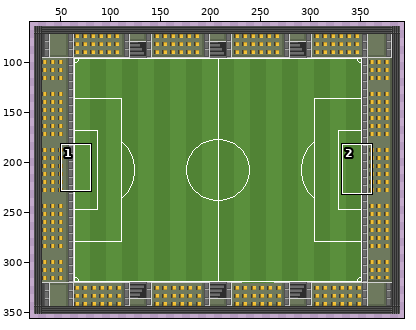
Two versions of one sprite sheet, Assets/Textures/Ready_Made_Pitch_And_Stadium.png. The picture above shows the old version from afar; the outline marks the close-up.
Close-up. The starting point:
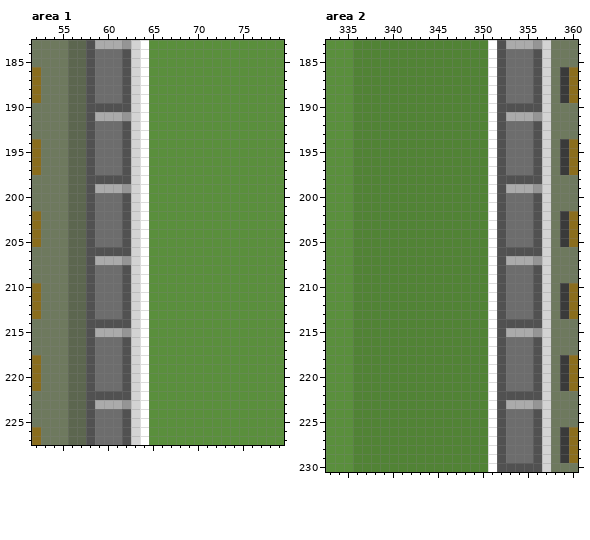
The file is 416x416 pixels. Shown: area 1: x 52..79, y 183..227; area 2: x 333..360, y 183..230. The wide view leaves out empty margins.
And afterwards:
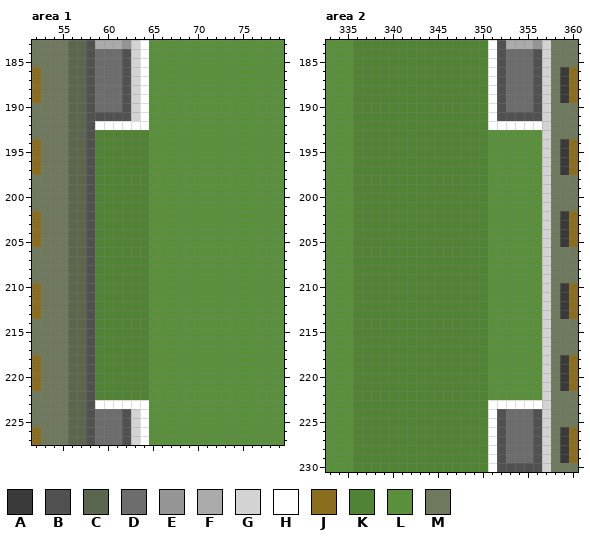
Palette (. is transparent): A #3a3a3a  B #515151  C #5c664f  D #6d6d6d  E #959595  F #ababab  G #d3d3d3  H #ffffff  J #8a6d1d  K #518335  L #5a8f3c  M #6e795e
The edit:
--- area 1
@@ x 57..66 @@
 189 CBDDDBGHLL
-190 CBBBBBGHLL
-191 CBFFFEGHLL
-192 CBDDDBGHLL
-193 CBDDDBGHLL
-194 CBDDDBGHLL
-195 CBDDDBGHLL
-196 CBDDDBGHLL
-197 CBDDDBGHLL
-198 CBBBBBGHLL
-199 CBFFFEGHLL
-200 CBDDDBGHLL
-201 CBDDDBGHLL
-202 CBDDDBGHLL
-203 CBDDDBGHLL
-204 CBDDDBGHLL
-205 CBDDDBGHLL
-206 CBBBBBGHLL
-207 CBFFFEGHLL
-208 CBDDDBGHLL
-209 CBDDDBGHLL
-210 CBDDDBGHLL
-211 CBDDDBGHLL
-212 CBDDDBGHLL
-213 CBDDDBGHLL
-214 CBBBBBGHLL
-215 CBFFFEGHLL
-216 CBDDDBGHLL
-217 CBDDDBGHLL
-218 CBDDDBGHLL
-219 CBDDDBGHLL
-220 CBDDDBGHLL
-221 CBDDDBGHLL
-222 CBBBBBGHLL
-223 CBFFFEGHLL
+190 CBDDDBGHLL
+191 CBBBBBGHLL
+192 CBHHHHHHLL
+193 CBKKKKKKLL
+194 CBKKKKKKLL
+195 CBKKKKKKLL
+196 CBKKKKKKLL
+197 CBKKKKKKLL
+198 CBKKKKKKLL
+199 CBKKKKKKLL
+200 CBKKKKKKLL
+201 CBKKKKKKLL
+202 CBKKKKKKLL
+203 CBKKKKKKLL
+204 CBKKKKKKLL
+205 CBKKKKKKLL
+206 CBKKKKKKLL
+207 CBKKKKKKLL
+208 CBKKKKKKLL
+209 CBKKKKKKLL
+210 CBKKKKKKLL
+211 CBKKKKKKLL
+212 CBKKKKKKLL
+213 CBKKKKKKLL
+214 CBKKKKKKLL
+215 CBKKKKKKLL
+216 CBKKKKKKLL
+217 CBKKKKKKLL
+218 CBKKKKKKLL
+219 CBKKKKKKLL
+220 CBKKKKKKLL
+221 CBKKKKKKLL
+222 CBKKKKKKLL
+223 CBHHHHHHLL
 224 CBDDDBGHLL
--- area 2
@@ x 349..358 @@
 189 KKHBDDDBGM
-190 KKHBBBBBGM
-191 KKHBFFFEGM
-192 KKHBDDDBGM
-193 KKHBDDDBGM
-194 KKHBDDDBGM
-195 KKHBDDDBGM
-196 KKHBDDDBGM
-197 KKHBDDDBGM
-198 KKHBBBBBGM
-199 KKHBFFFEGM
-200 KKHBDDDBGM
-201 KKHBDDDBGM
-202 KKHBDDDBGM
-203 KKHBDDDBGM
-204 KKHBDDDBGM
-205 KKHBDDDBGM
-206 KKHBBBBBGM
-207 KKHBFFFEGM
-208 KKHBDDDBGM
-209 KKHBDDDBGM
-210 KKHBDDDBGM
-211 KKHBDDDBGM
-212 KKHBDDDBGM
-213 KKHBDDDBGM
-214 KKHBBBBBGM
-215 KKHBFFFEGM
-216 KKHBDDDBGM
-217 KKHBDDDBGM
-218 KKHBDDDBGM
-219 KKHBDDDBGM
-220 KKHBDDDBGM
-221 KKHBDDDBGM
-222 KKHBBBBBGM
-223 KKHBFFFEGM
+190 KKHBDDDBGM
+191 KKHBBBBBGM
+192 KKHHHHHHGM
+193 KKLLLLLLGM
+194 KKLLLLLLGM
+195 KKLLLLLLGM
+196 KKLLLLLLGM
+197 KKLLLLLLGM
+198 KKLLLLLLGM
+199 KKLLLLLLGM
+200 KKLLLLLLGM
+201 KKLLLLLLGM
+202 KKLLLLLLGM
+203 KKLLLLLLGM
+204 KKLLLLLLGM
+205 KKLLLLLLGM
+206 KKLLLLLLGM
+207 KKLLLLLLGM
+208 KKLLLLLLGM
+209 KKLLLLLLGM
+210 KKLLLLLLGM
+211 KKLLLLLLGM
+212 KKLLLLLLGM
+213 KKLLLLLLGM
+214 KKLLLLLLGM
+215 KKLLLLLLGM
+216 KKLLLLLLGM
+217 KKLLLLLLGM
+218 KKLLLLLLGM
+219 KKLLLLLLGM
+220 KKLLLLLLGM
+221 KKLLLLLLGM
+222 KKLLLLLLGM
+223 KKHHHHHHGM
 224 KKHBDDDBGM
Changed places in both close-ups, as pixel boxes (x1, y1, x2, y2):
changed: (95, 103, 149, 409)
changed: (488, 103, 542, 409)
